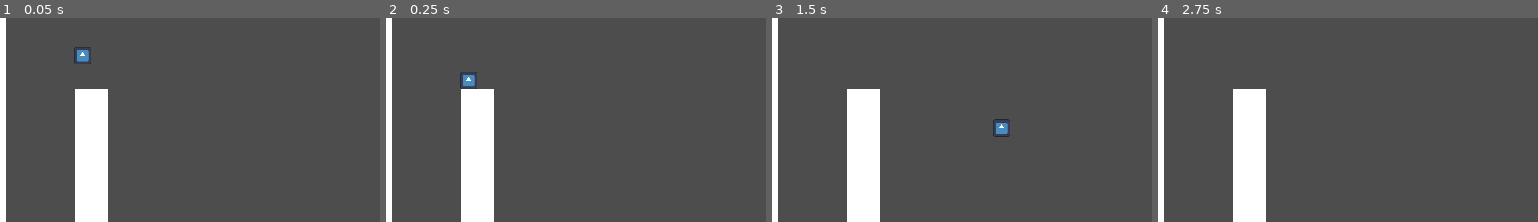
Above: before the commit, frames 1-4 (left to right).
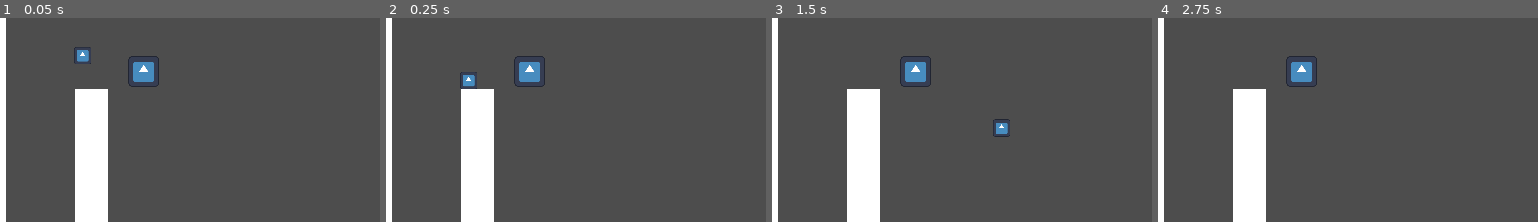
Above: after the commit, the same moments.

Repository: ReusableChopsticks/Platformer2024
Game: Godot game, scene res://scenes/levels/level.tscn
The game is run twice, just before and just after one commit, with the same random seed, the same clock (stepped at 60 frames per second) and the same inputs. Before the commit the project starts from res://scenes/environment/level.tscn. The engine's default icon, where the game draws it, is replaced by a stand-in: a white triangle on a blue panel in a dark square.
Inputs:
- Up to frame 1 (0.05 s): no input
- Up to frame 2 (0.25 s): no input
- Up to frame 3 (1.5 s): tap Enter at 0.5 s; hold Right (right) from 0.53 s (still down); tap Z (dash) at 0.6, 1.35 s; tap Space (jump) at 0.77 s
- Up to frame 4 (2.75 s): tap Space (jump) at 1.52, 2 s; release Right (right) at 2.03 s; hold A (left) from 2.03 s (still down); tap Z (dash) at 2.1 s
The pictures show only the part of the screen within x 0-50%, y 0-50%; the shares and areas given below are measured in that part.

The runs differ from the first frame. In frame 1, 0.7% of the frame differs, in the area x 33-42%, y 18-34%; in frame 2, 0.7%; in frame 3, 0.7%; in frame 4, 0.7%.

Commit message:
basic level loader structure implemented

Diff:
--- a/project.godot
+++ b/project.godot
@@ -11,7 +11,7 @@
 [application]
 
 config/name="Platformer2024"
-run/main_scene="res://scenes/environment/level.tscn"
+run/main_scene="res://scenes/levels/level.tscn"
 config/features=PackedStringArray("4.2", "Forward Plus")
 config/icon="res://icon.svg"
 
--- /dev/null
+++ b/scenes/level_manager.gd
@@ -0,0 +1,27 @@
+extends Node
+
+@export var levels: Array[String]
+@export var completed_levels: Array[bool]
+var levels_file_path: String = "res://scenes/levels/"
+var current_level_num: int = 0
+var current_level: Level
+
+func load_current_level():
+	## TODO: for now, we loop back around to the start on the last level
+	if current_level_num >= levels.size():
+		print("LAST LEVEL REACHED: LOOPING BACK TO THE FIRST LEVEL")
+		current_level_num = 0
+	current_level = load("%s%s.tscn" % [levels_file_path, levels[current_level_num]]).instantiate()
+
+
+func _ready():
+	load_current_level()
+	add_child(current_level)
+	current_level.level_completed.connect(on_level_completed)
+
+func on_level_completed(name):
+	print(name)
+	remove_child(current_level)
+	current_level_num += 1
+	load_current_level()
+	add_child(current_level)
--- /dev/null
+++ b/scenes/level_manager.tscn
@@ -0,0 +1,7 @@
+[gd_scene load_steps=2 format=3 uid="uid://kk64sujkdhrk"]
+
+[ext_resource type="Script" path="res://scenes/level_manager.gd" id="1_qejvj"]
+
+[node name="LevelManager" type="Node"]
+script = ExtResource("1_qejvj")
+levels = Array[String](["level_1", "level_2"])
--- /dev/null
+++ b/scenes/levels/Goal.gd
@@ -0,0 +1,7 @@
+extends Area2D
+
+@onready var level: Level = $".."
+
+func _on_body_entered(body):
+	print("GOAL REACHED")
+	level.level_completed.emit(level.name.to_lower())
--- /dev/null
+++ b/scenes/levels/level.gd
@@ -0,0 +1,4 @@
+extends Node2D
+class_name Level
+
+signal level_completed
--- a/scenes/environment/level.tscn
+++ b/scenes/levels/level.tscn
@@ -1,9 +1,15 @@
-[gd_scene load_steps=3 format=3 uid="uid://bqmxrctqjmthf"]
+[gd_scene load_steps=7 format=3 uid="uid://bqmxrctqjmthf"]
 
 [ext_resource type="PackedScene" uid="uid://cy75l1ckrifj7" path="res://scenes/environment/wall.tscn" id="1_4wkx7"]
+[ext_resource type="Script" path="res://scenes/levels/level.gd" id="1_g84wr"]
 [ext_resource type="PackedScene" uid="uid://ci5j8awqi3j8v" path="res://scenes/player/player.tscn" id="2_caiss"]
+[ext_resource type="Script" path="res://scenes/levels/Goal.gd" id="4_hh235"]
+[ext_resource type="Texture2D" uid="uid://cld0i6eyjjmi6" path="res://icon.svg" id="5_pg7c7"]
+
+[sub_resource type="RectangleShape2D" id="RectangleShape2D_nlwd8"]
 
 [node name="Level" type="Node2D"]
+script = ExtResource("1_g84wr")
 
 [node name="RigidBody2D" parent="." instance=ExtResource("1_4wkx7")]
 position = Vector2(582, 619)
@@ -43,3 +49,18 @@
 [node name="Player" parent="." instance=ExtResource("2_caiss")]
 position = Vector2(142, 52)
 scale = Vector2(0.193888, 0.193888)
+
+[node name="Goal" type="Area2D" parent="."]
+position = Vector2(230, 77)
+scale = Vector2(2.00513, 2.00513)
+script = ExtResource("4_hh235")
+metadata/_edit_group_ = true
+
+[node name="Sprite2D" type="Sprite2D" parent="Goal"]
+scale = Vector2(0.171875, 0.171875)
+texture = ExtResource("5_pg7c7")
+
+[node name="CollisionShape2D" type="CollisionShape2D" parent="Goal"]
+shape = SubResource("RectangleShape2D_nlwd8")
+
+[connection signal="body_entered" from="Goal" to="Goal" method="_on_body_entered"]
--- /dev/null
+++ b/scenes/levels/level_1.tscn
@@ -0,0 +1,5 @@
+[gd_scene load_steps=2 format=3 uid="uid://b4yw10e55828f"]
+
+[ext_resource type="PackedScene" uid="uid://bqmxrctqjmthf" path="res://scenes/levels/level.tscn" id="1_orgbl"]
+
+[node name="Level_1" instance=ExtResource("1_orgbl")]
--- /dev/null
+++ b/scenes/levels/level_2.tscn
@@ -0,0 +1,10 @@
+[gd_scene load_steps=3 format=3 uid="uid://ddfrmjiobd6vw"]
+
+[ext_resource type="PackedScene" uid="uid://cy75l1ckrifj7" path="res://scenes/environment/wall.tscn" id="1_og5o5"]
+[ext_resource type="PackedScene" uid="uid://bqmxrctqjmthf" path="res://scenes/levels/level.tscn" id="1_oks40"]
+
+[node name="Level_2" instance=ExtResource("1_oks40")]
+
+[node name="RigidBody2D10" parent="." index="5" instance=ExtResource("1_og5o5")]
+position = Vector2(360, 298)
+scale = Vector2(-0.208567, -0.340107)
--- a/scenes/player/player.gd
+++ b/scenes/player/player.gd
@@ -64,7 +64,7 @@
 func calculate_forces():
 	# for every above 1, add mult_increment to the multiplier
 	# 						   1 + speed_increase_amount(n - 1)
-	move_speed = base_speed * (1 + (speed_increase_amount * (speed_level - 1)))
+	move_speed = floor(base_speed * (1 + (speed_increase_amount * (speed_level - 1))))
 	move_accel = move_speed / time_to_max_speed
 	friction_decel = move_speed / time_to_stop
 	#print(str(base_speed) + " * " + str(speed_level) + " = " + str(move_speed))
